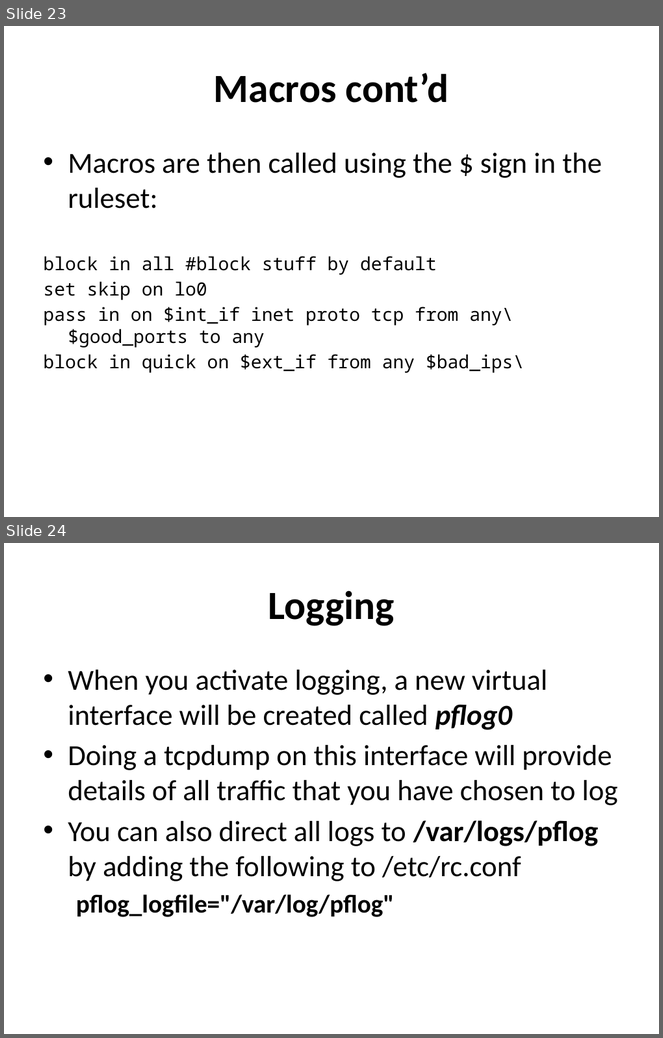
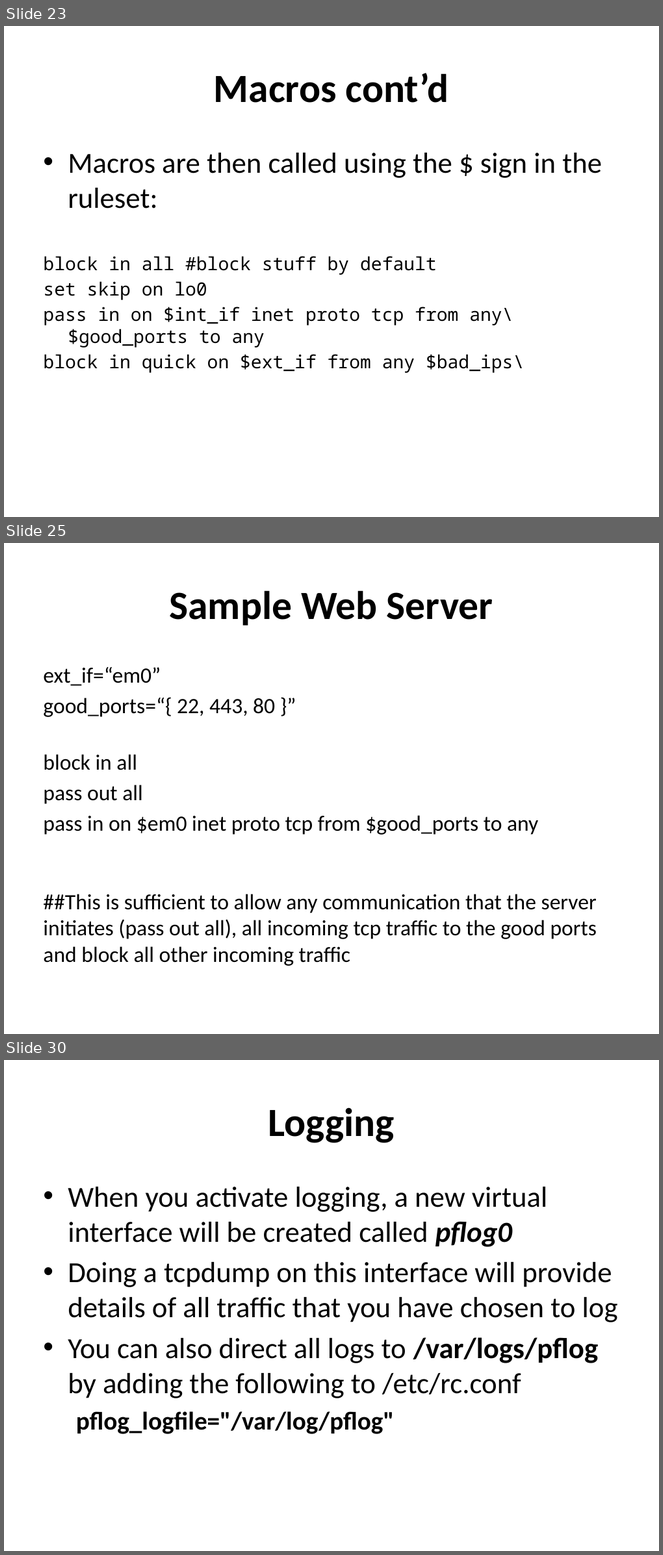
Before and after one commit to afnog/sse, a slide deck: firewalls/Firewalling in FreeBSD-v1.pptx. Shown one above the other, each under a label of ours: slides 23 and 24 before the commit, slides 23, 25 and 30 after it; the slides between them are not shown. The pictures are 663x1038 and 663x1555 pixels, drawn with LibreOffice and Linux fonts; fonts in the diff are those of the drawing. Boxes give left, top, right and bottom in pixels: in the first picture for what was removed or moved away, otherwise in the second. Text is boxed around its words. In the diff, an @@ line names an element or a change of style, - is before the commit and + after.

```diff
--- a/firewalls/Firewalling in FreeBSD-v1.pptx
+++ b/firewalls/Firewalling in FreeBSD-v1.pptx
@@ slide 25 added at <box>4,543,659,1034</box>, background #FFFFFF @@
@@ title added at <box>170,590,493,626</box>, 44 pt, text #000000, bold @@
+Sample Web Server
@@ text added at <box>43,667,597,966</box>, 24 pt, text #000000 @@
+ext_if=“em0”
+good_ports=“{ 22, 443, 80 }”
+block in all
+pass out all
+pass in on $em0 inet proto tcp from $good_ports to any
+##This is sufficient to allow any communication that the server initiates (pass out all), all incoming tcp traffic to the good ports and block all other incoming traffic
@@ what was slide 24 is now slide 30 @@
```
Also in this commit, not shown: 5 other slides added.
